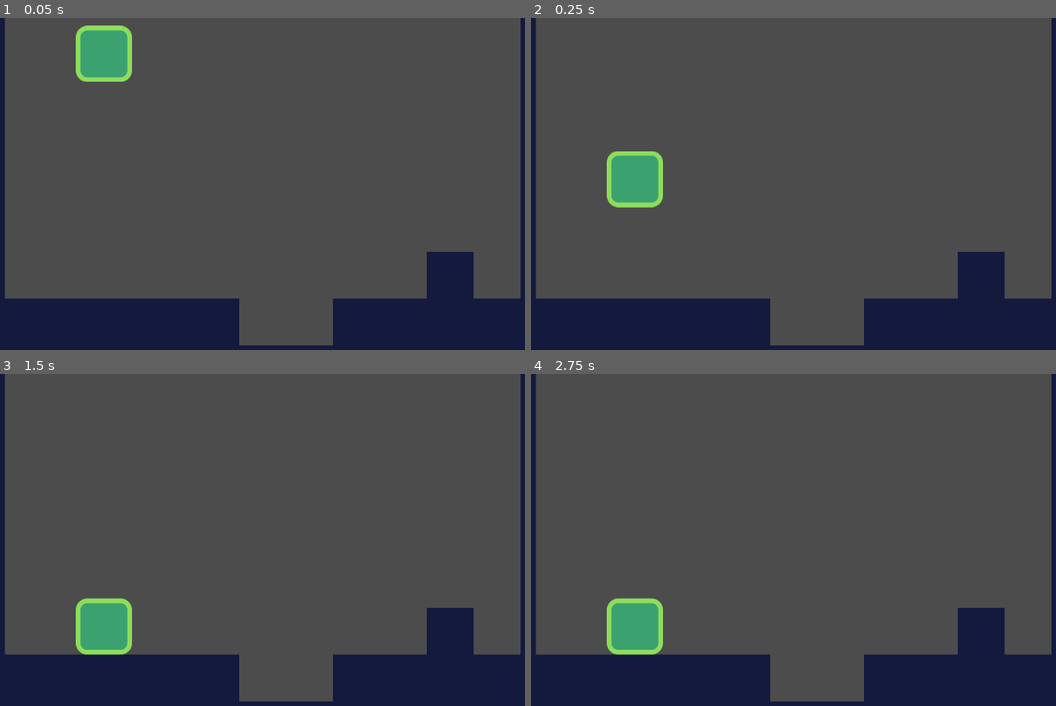
Above: before the commit, frames 1-4 (two rows, left to right).
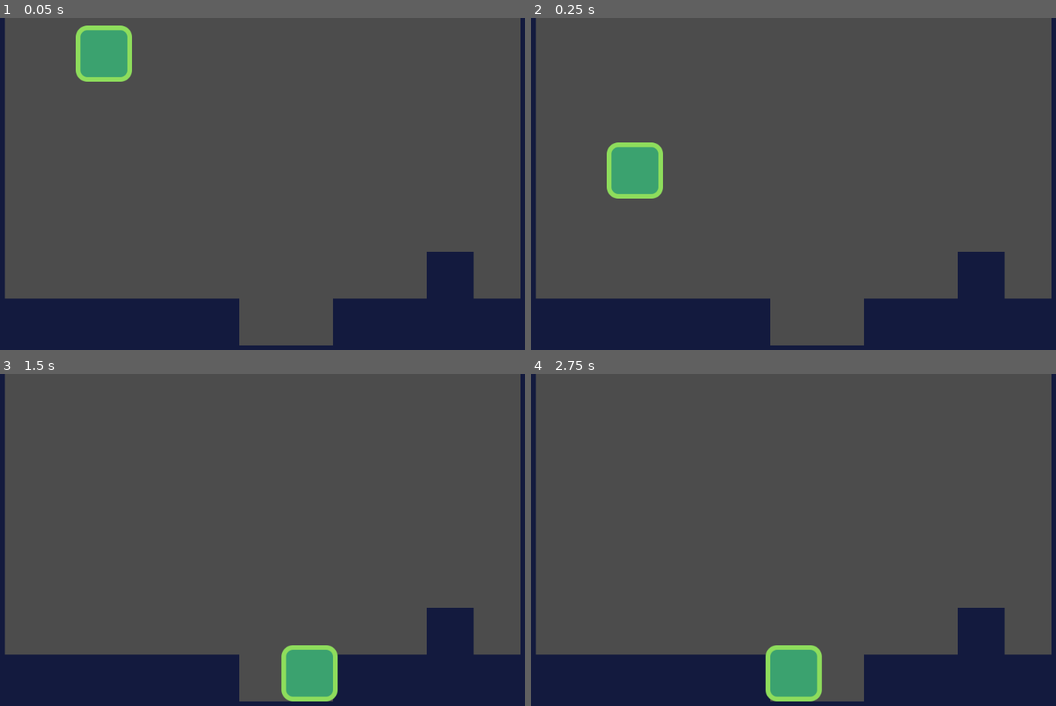
Above: after the commit, the same moments.

Repository: karminbi3/FirstPlaformer
Game: Godot game, scene res://src/Levels/LevelTemplate.tscn
The game is run twice, just before and just after one commit, with the same random seed, the same clock (stepped at 60 frames per second) and the same inputs. The project has no main scene, so this scene is started directly.
Inputs:
- Up to frame 1 (0.05 s): no input
- Up to frame 2 (0.25 s): no input
- Up to frame 3 (1.5 s): hold D (move_right) from 0.53 s (still down); tap W (jump) at 0.6, 0.77, 1.07, 1.35 s
- Up to frame 4 (2.75 s): tap W (jump) at 1.52, 1.82, 2.1 s; tap Enter at 2 s; release D (move_right) at 2.03 s; hold Left (move_left) from 2.03 s (still down)

The runs differ from the first frame. In frame 1, less than 0.1% of the frame differs, in the area x 14-25%, y 2-20%; in frame 2, 0.9%; in frame 3, 3.5%, in the area x 14-65%, y 67-99%; in frame 4, 3.5%.
Error before the commit: Invalid call. Nonexistent function 'get_action_strenght' in base 'InputDefault'. (res://src/Actors/Player.gd:5)

Commit message:
coded player move

Diff:
--- a/src/Actors/Actor.gd
+++ b/src/Actors/Actor.gd
@@ -10,5 +10,3 @@
 
 func _physics_process(delta: float) -> void:
 	velocity.y += gravity * delta
-	velocity.y = max(velocity.y, speed.y)
-	velocity = move_and_slide(velocity)
--- a/src/Actors/Player.gd
+++ b/src/Actors/Player.gd
@@ -2,4 +2,13 @@
 
 
 func _physics_process(delta: float) -> void:
-	Input.get_action_strenght("move_right")
+	var direction: = get_direction()
+	velocity = speed * direction
+	velocity = move_and_slide(velocity)
+
+
+func get_direction() -> Vector2:
+	return Vector2(
+		Input.get_action_strength("move_right") - Input.get_action_strength("move_left"),
+		-1.0 if Input. is_action_just_pressed("jump") and is_on_floor() else 1.0
+	)
--- a/src/Levels/LevelTemplate.tscn
+++ b/src/Levels/LevelTemplate.tscn
@@ -41,3 +41,4 @@
 
 [node name="Player" parent="." instance=ExtResource( 2 )]
 position = Vector2( 249, 59 )
+speed = Vector2( 600, 1000 )
